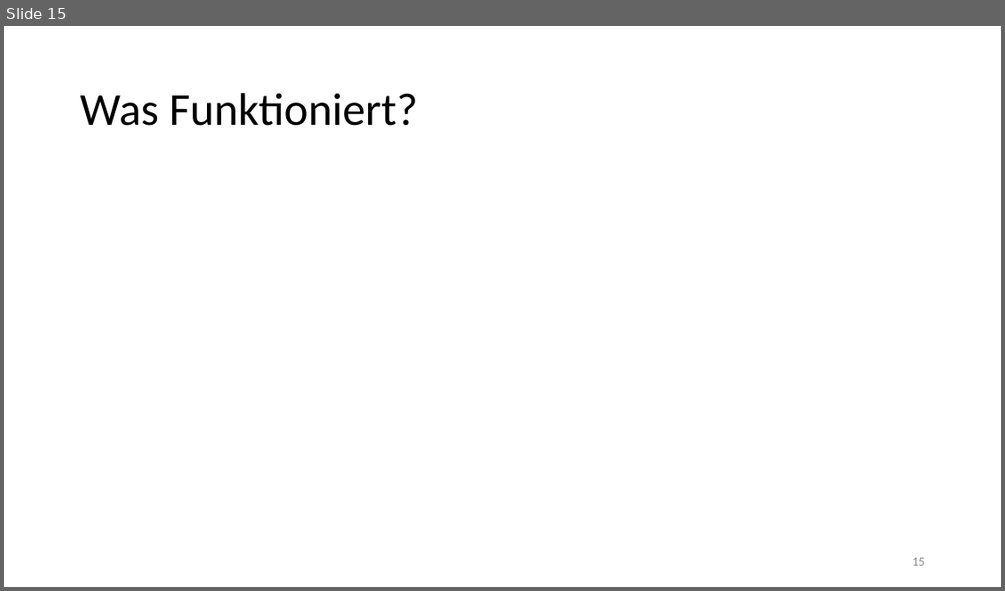
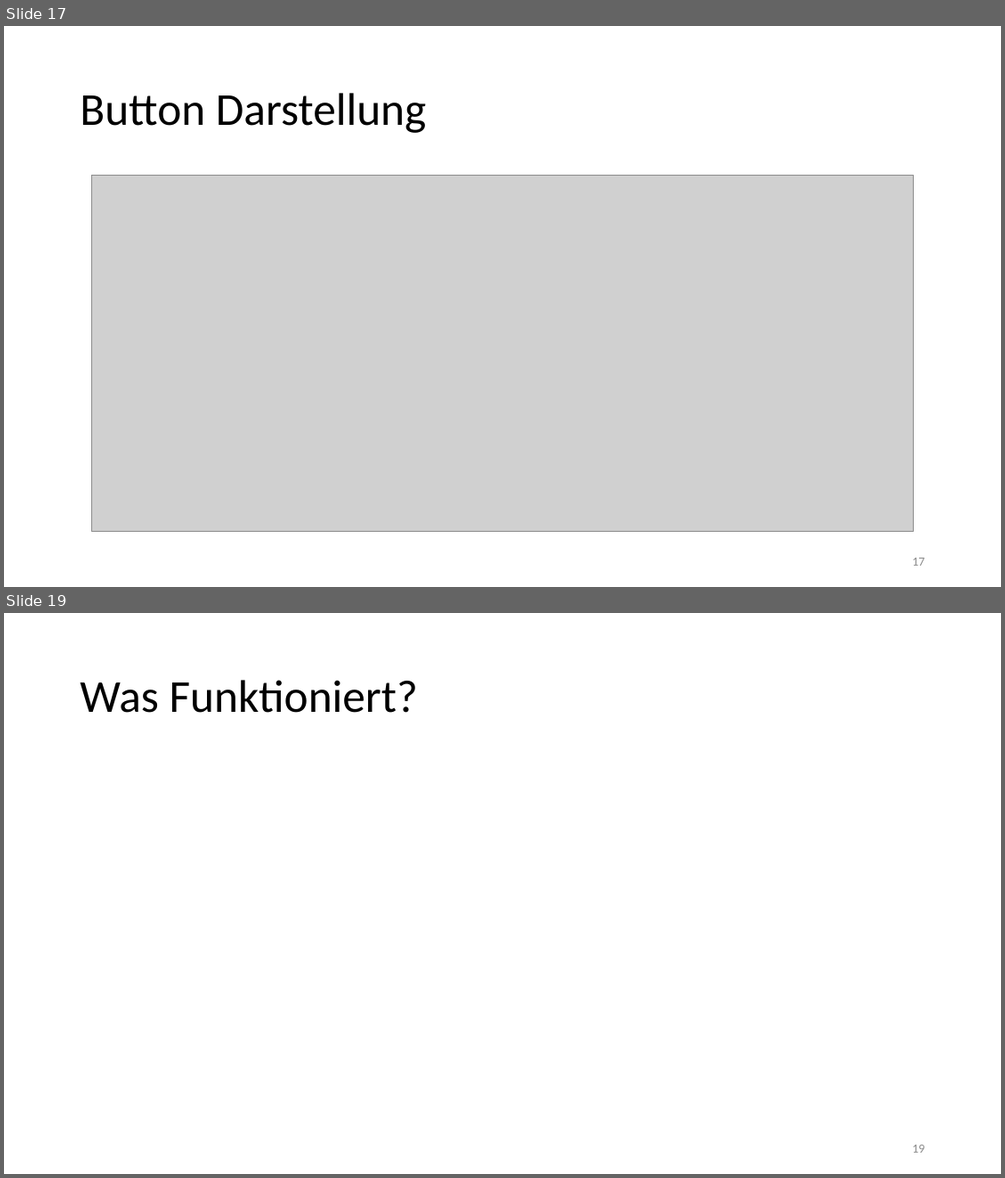
Before and after one commit to brodermar/wwm, a slide deck: documentation/wwmp.pptx. Shown one above the other, each under a label of ours: slide 15 before the commit, slides 17 and 19 after it; the slides between them are not shown. The pictures are 1005x591 and 1005x1178 pixels, drawn with LibreOffice and Linux fonts; fonts in the diff are those of the drawing; grey boxes stand for pictures. Boxes give left, top, right and bottom in pixels: in the first picture for what was removed or moved away, otherwise in the second. Text is boxed around its words. In the diff, an @@ line names an element or a change of style, - is before the commit and + after.

```diff
--- a/documentation/wwmp.pptx
+++ b/documentation/wwmp.pptx
@@ slide 17 added at bbox=[4, 26, 1001, 587], background #FFFFFF @@
@@ title added at bbox=[80, 93, 426, 133], 44 pt, text #000000 @@
+Button Darstellung
@@ picture added at bbox=[92, 176, 914, 532] @@
@@ page number added at bbox=[912, 557, 924, 565], 12 pt, text #8C8C8C @@
+17
@@ what was slide 15 is now slide 19 @@
```
Also in this commit, not shown: 2 slides changed, 3 other slides added, 2 other files.
